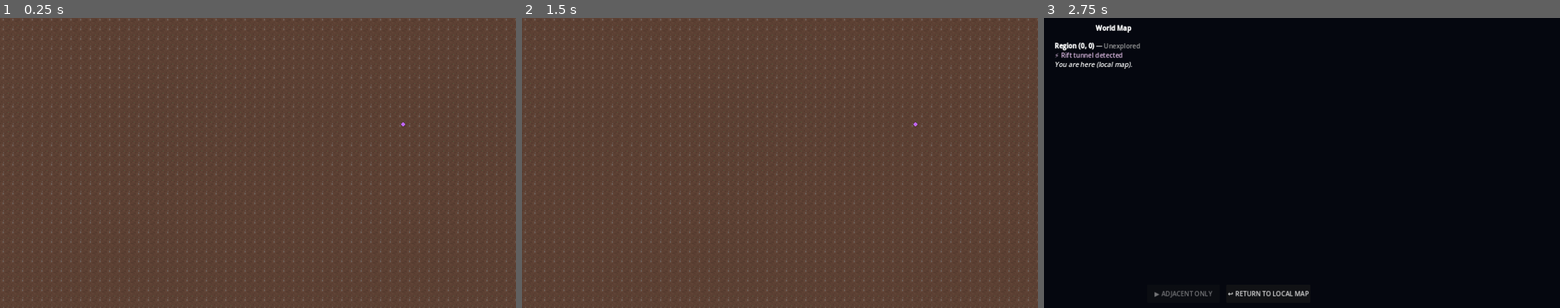
Above: before the commit, frames 1-3 (left to right).
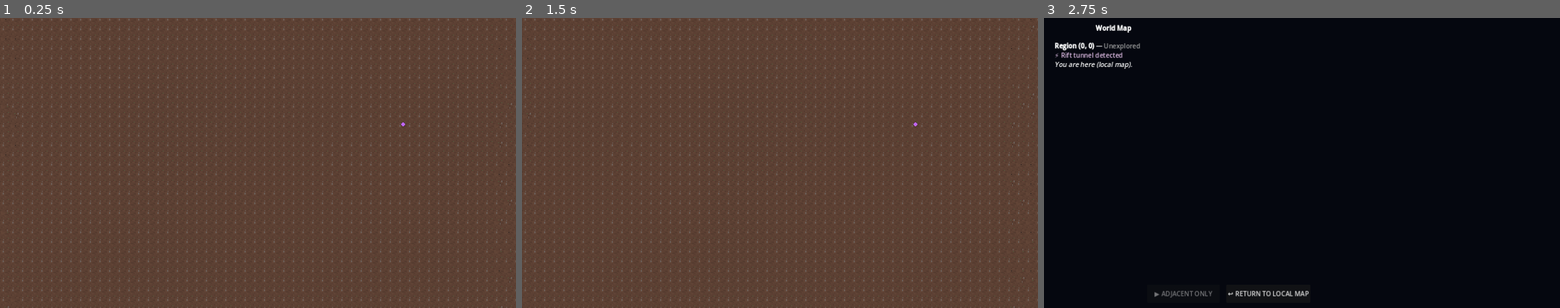
Above: after the commit, the same moments.

Repository: AhmiDarrow/FallenEarth
Game: Godot game, scene res://scenes/HubWorld.tscn
Same seed, same stepped clock (60 frames per second), same inputs: the game is played once before the commit and once after it. This scene is started directly instead of the project's main scene.
Inputs (mouse positions are in pixels of both pictures, inside the frame that each line leads up to):
- Up to frame 1 (0.25 s): no input
- Up to frame 2 (1.5 s): tap Enter at 0.5 s; move the mouse to (893, 148) at 0.52 s; hold Right 0.53-1.25 s; tap M at 0.6 s; click (893, 148) at 0.67 s; click "↩ RETURN TO LOCAL MAP" at 1.25 s
- Up to frame 3 (2.75 s): tap Space at 2 s; move the mouse to (1198, 177) at 2.02 s; hold Down from 2.03 s (still down); tap M at 2.1 s

The runs differ from the first frame. In frame 1, 0.1% of the frame differs, in the area x 0-100%, y 0-100%; in frame 2, 0.2%; in frame 3, nothing differs.
Error after the commit: Parse Error: Class "BiomeTilesetManager" hides an autoload singleton. (res://scripts/BiomeTilesetManager.gd:3)

Commit message:
feat: integrate Pixellab Wang tilesets into LocalMapRenderer
- Add BiomeTilesetManager autoload (loads 160 tile textures at startup)
- LocalMapRenderer now uses Sprite2D + Wang tiles for GROUND cells
- Non-ground cells fall back to ProceduralTile with correct biome/terrain_type
- Fixes pre-existing bug where terrain_type was always 0 in tile data

Diff:
--- a/project.godot
+++ b/project.godot
@@ -29,6 +29,7 @@
 GraphicsManager="res://scripts/GraphicsManager.gd"
 NPCManager="*res://scripts/NPCManager.gd"
 MissionManager="*res://scripts/MissionManager.gd"
+BiomeTilesetManager="*res://scripts/BiomeTilesetManager.gd"
 
 [display]
 
--- /dev/null
+++ b/scripts/BiomeTilesetManager.gd
@@ -0,0 +1,58 @@
+## BiomeTilesetManager — Loads Pixellab Wang tilesets for each biome.
+## Autoload singleton. Provides tile textures to LocalMapRenderer.
+class_name BiomeTilesetManager
+extends Node
+
+# Preloaded tile textures: { "Ash Wastes": {0: Tex2D, 1: Tex2D, ... 15: Tex2D} }
+var _tilesets: Dictionary = {}
+
+# Biome display name → directory name
+const BIOME_DIR_MAP := {
+	"Ash Wastes": "ash_wastes",
+	"Rust Canyons": "rust_canyons",
+	"Neon Bogs": "neon_bogs",
+	"Scorched Plains": "scorched_plains",
+	"Ironwood Thicket": "ironwood_thicket",
+	"Glass Dunes": "glass_dunes",
+	"Corpse Fields": "corpse_fields",
+	"Stormspire Highlands": "stormspire_highlands",
+	"Toxin Marshes": "toxin_marshes",
+	"Dead City Outskirts": "dead_city_outskirts",
+}
+
+
+func _ready() -> void:
+	_load_all_tilesets()
+
+
+func _load_all_tilesets() -> void:
+	for biome_name in BIOME_DIR_MAP:
+		var dir_name: String = BIOME_DIR_MAP[biome_name]
+		var base_path := "res://assets/tilesets/%s" % dir_name
+		var tiles: Dictionary = {}
+		for i in 16:
+			var path := "%s/wang_%d.png" % [base_path, i]
+			if ResourceLoader.exists(path):
+				tiles[i] = load(path)
+		if tiles.size() == 16:
+			_tilesets[biome_name] = tiles
+		else:
+			push_warning("[BiomeTilesetManager] Incomplete tileset for %s (%d/16)" % [biome_name, tiles.size()])
+	print("[BiomeTilesetManager] Loaded %d biome tilesets." % _tilesets.size())
+
+
+func has_tileset(biome_name: String) -> bool:
+	return _tilesets.has(biome_name)
+
+
+func get_tile(biome_name: String, wang_id: int) -> Texture2D:
+	var ts: Dictionary = _tilesets.get(biome_name, {})
+	return ts.get(wang_id, null)
+
+
+static func compute_wang_id(terrain: int, n: int, e: int, s: int, w: int) -> int:
+	var nw_id: int = 8 if (n == terrain and w == terrain) else 0
+	var ne_id: int = 4 if (n == terrain and e == terrain) else 0
+	var sw_id: int = 2 if (s == terrain and w == terrain) else 0
+	var se_id: int = 1 if (s == terrain and e == terrain) else 0
+	return nw_id | ne_id | sw_id | se_id
--- a/scripts/LocalMapRenderer.gd
+++ b/scripts/LocalMapRenderer.gd
@@ -70,6 +70,10 @@
 	chunk_root.position = Vector2(cx * CHUNK_CELLS * CELL_SIZE, cy * CHUNK_CELLS * CELL_SIZE)
 	add_child(chunk_root)
 
+	var biome_name: String = str(_map_data.get("biome", "Ash Wastes"))
+	var btm: BiomeTilesetManager = get_node_or_null("/root/BiomeTilesetManager") as BiomeTilesetManager
+	var has_ts: bool = is_instance_valid(btm) and btm.has_tileset(biome_name)
+
 	var cells: Dictionary = {}
 	var start_x := cx * CHUNK_CELLS
 	var start_y := cy * CHUNK_CELLS
@@ -79,17 +83,44 @@
 			var y := start_y + dy
 			var terrain: int = LocalMapGen.get_terrain(_map_data, x, y)
 			var local_key := LocalMapGen.local_key(x, y)
-			var tile: Dictionary = _map_data.get(local_key, {}) as Dictionary
-			var tile_key := "%d,%d" % [terrain, tile.get("terrain_type", 0)]
+
+			# Build tile data with correct biome + terrain type
+			var tile_data := {
+				"biome": biome_name,
+				"terrain_type": terrain,
+			}
+
+			# Ground cells: use Wang tile sprite if available
+			if has_ts and terrain == LocalMapGen.TERRAIN_GROUND:
+				var wang_id: int = _compute_wang_id(x, y, terrain)
+				var tex: Texture2D = btm.get_tile(biome_name, wang_id)
+				if tex:
+					var spr := Sprite2D.new()
+					spr.texture = tex
+					spr.position = Vector2(dx * CELL_SIZE + CELL_SIZE * 0.5, dy * CELL_SIZE + CELL_SIZE * 0.5)
+					spr.scale = Vector2(float(CELL_SIZE) / tex.get_width(), float(CELL_SIZE) / tex.get_height())
+					chunk_root.add_child(spr)
+					cells[local_key] = spr
+					continue
+
+			# Non-ground or fallback: procedural tile with correct biome/terrain
 			var pt: ProceduralTile = ProceduralTile.new()
 			pt.size = Vector2(CELL_SIZE - 1, CELL_SIZE - 1)
 			pt.position = Vector2(dx * CELL_SIZE, dy * CELL_SIZE)
-			pt.setup_for(tile)
-			pt.name = "Tile_%s" % tile_key
+			pt.setup_for(tile_data)
+			pt.name = "Tile_%d" % terrain
 			chunk_root.add_child(pt)
 			cells[local_key] = pt
 
 	_loaded_chunks[ck] = {"root": chunk_root, "cells": cells}
+
+
+func _compute_wang_id(x: int, y: int, terrain: int) -> int:
+	var n: int = LocalMapGen.get_terrain(_map_data, x, y - 1)
+	var e: int = LocalMapGen.get_terrain(_map_data, x + 1, y)
+	var s: int = LocalMapGen.get_terrain(_map_data, x, y + 1)
+	var w: int = LocalMapGen.get_terrain(_map_data, x - 1, y)
+	return BiomeTilesetManager.compute_wang_id(terrain, n, e, s, w)
 
 
 func _unload_chunk(ck: String) -> void:
